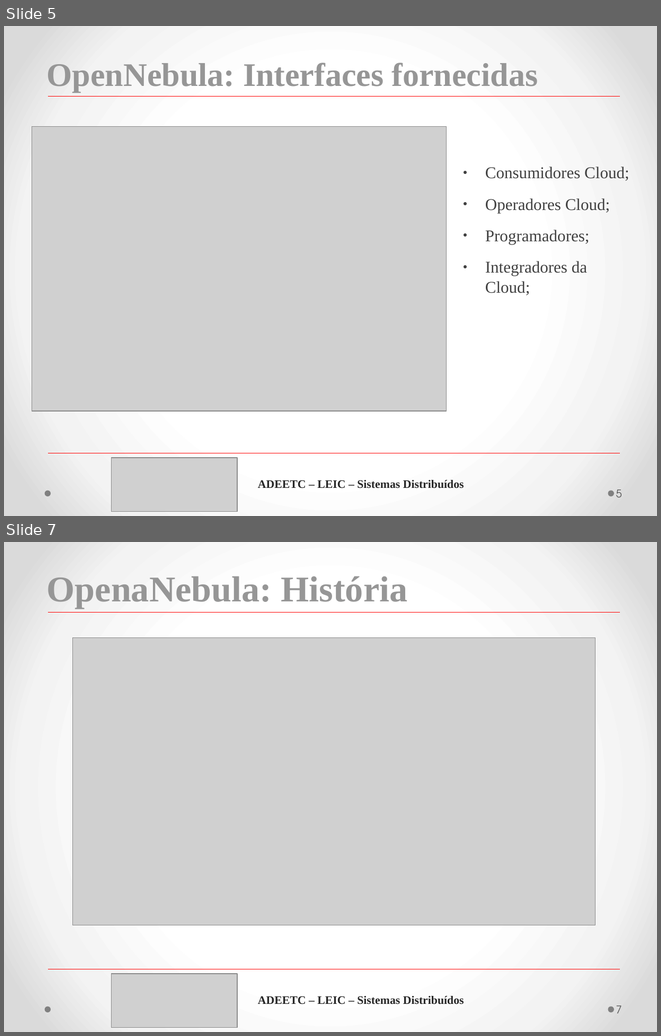
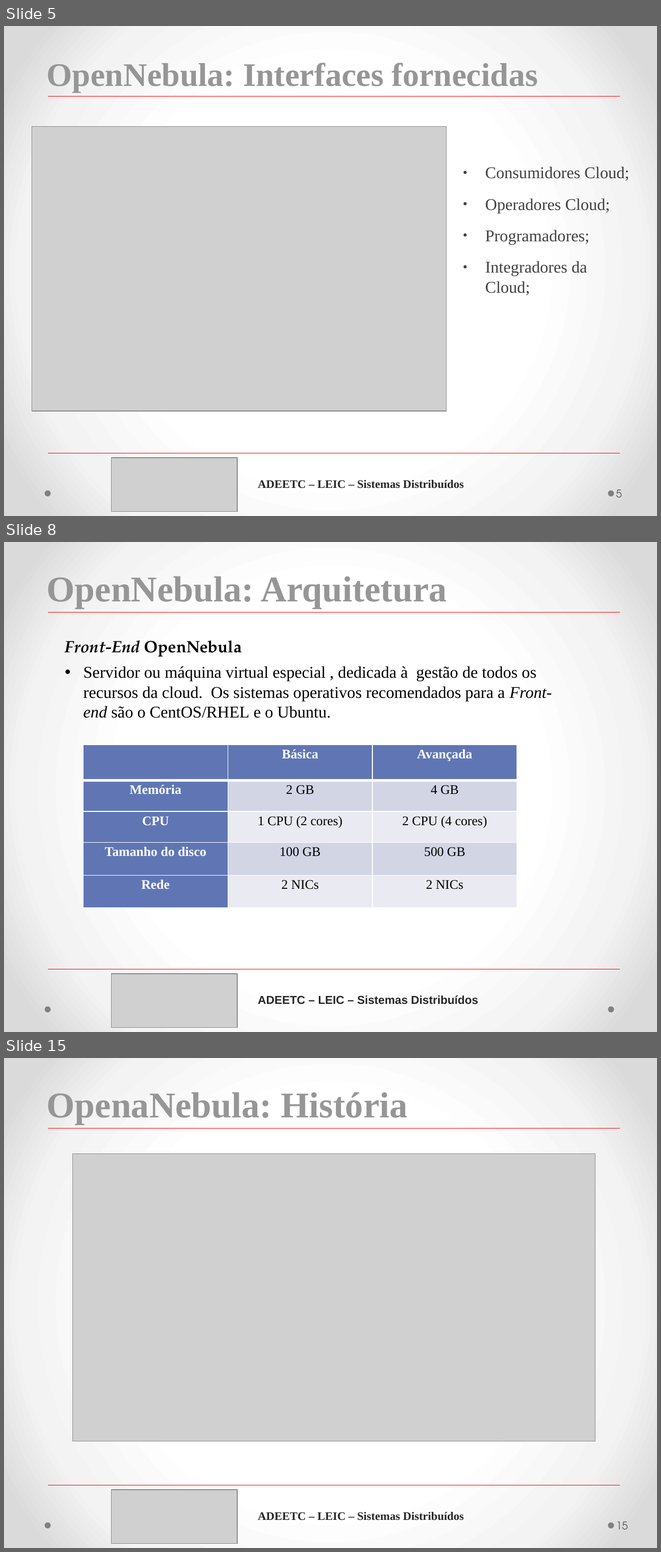
Before and after one commit to MFDM/SD, a slide deck: T2/Apresentação-T2.pptx. Shown one above the other, each under a label of ours: slides 5 and 7 before the commit, slides 5, 8 and 15 after it; the slides between them are not shown. The pictures are 661x1036 and 661x1552 pixels, drawn with LibreOffice and Linux fonts; fonts in the diff are those of the drawing; grey boxes stand for pictures. Boxes give left, top, right and bottom in pixels: in the first picture for what was removed or moved away, otherwise in the second. Text is boxed around its words. In the diff, an @@ line names an element or a change of style, - is before the commit and + after.

```diff
--- a/T2/Apresentação-T2.pptx
+++ b/T2/Apresentação-T2.pptx
@@ slide 8 added at box(4, 542, 657, 1032), background gradient #FFFFFF to #F4F4F4 to #DADADA; not listed: 2 template elements that a slide beside it also shows @@
@@ text added at box(47, 576, 447, 608), 44 pt, text #969696, bold @@
+OpenNebula: Arquitetura
@@ line added from (49, 612) to (620, 612), #FF0000 0 pt @@
@@ text added at box(65, 640, 242, 656), 20 pt, text #000000, bold @@
+Front-End OpenNebula
@@ text added at box(84, 666, 552, 718), 20 pt, text #000000 @@
+• Servidor ou máquina virtual especial , dedicada à gestão de todos os recursos da cloud. Os sistemas operativos recomendados para a Front-end são o CentOS/RHEL e o Ubuntu.
@@ table added at box(84, 744, 517, 908), 5 rows, 3 columns @@
+ | Básica | Avançada
+Memória | 2 GB | 4 GB
+CPU | 1 CPU (2 cores) | 2 CPU (4 cores)
+Tamanho do disco | 100 GB | 500 GB
+Rede | 2 NICs | 2 NICs
@@ line added from (49, 969) to (620, 969), #FF0000 0 pt @@
@@ picture added at box(111, 973, 237, 1026) @@
@@ text added at box(258, 995, 478, 1004), 14 pt, text #262626, bold @@
+ADEETC – LEIC – Sistemas Distribuídos
@@ what was slide 7 is now slide 15 @@
@@ page number at box(616, 1521, 628, 1529): text changed @@
-7
+15
```
Also in this commit, not shown: 1 slide changed, 7 other slides added, 1 other file.
